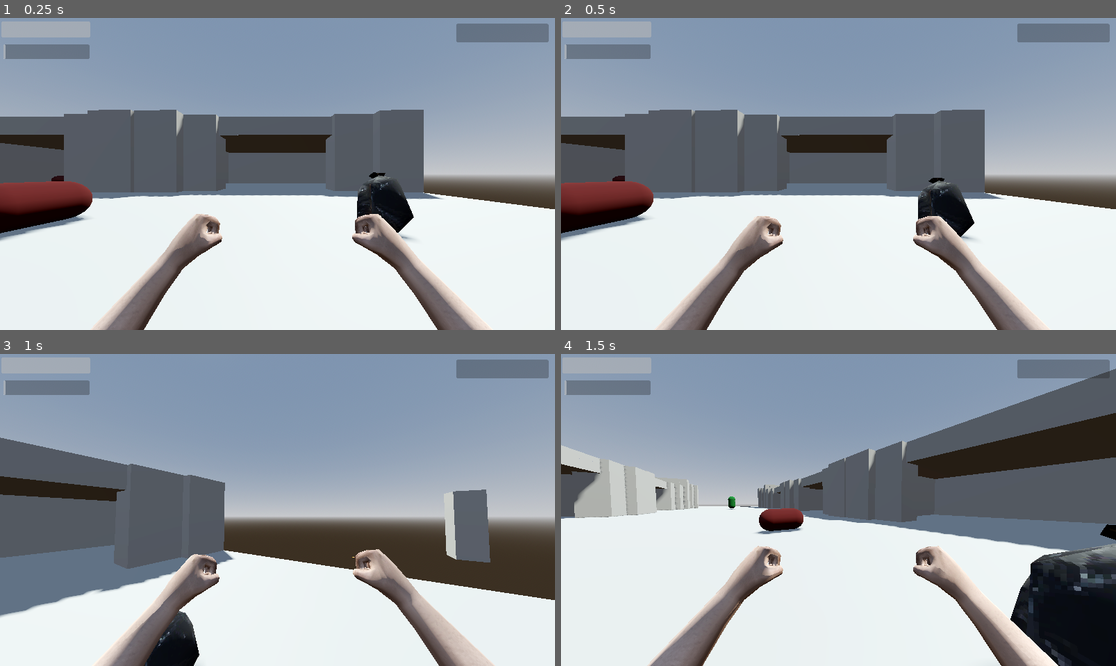
Above: before the commit, frames 1-4 (two rows, left to right).
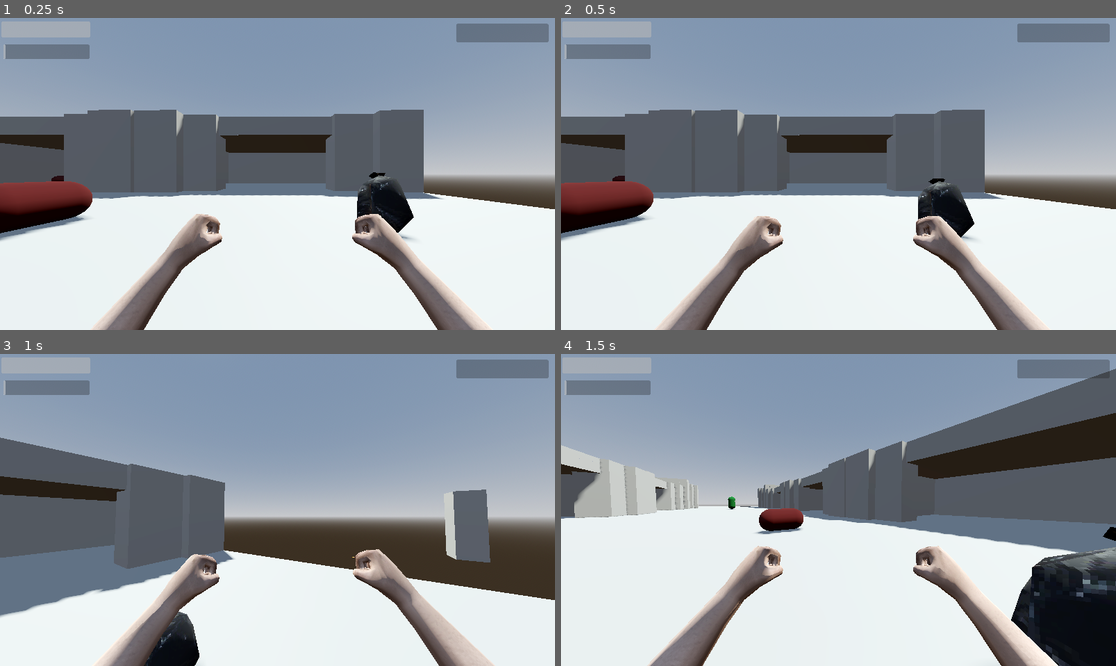
Above: after the commit, the same moments.

Repository: lungcollapser/record
Game: Godot game, scene res://scenes/world.tscn
The game is run twice, just before and just after one commit, with the same random seed, the same clock (stepped at 60 frames per second) and the same inputs.
Inputs (mouse positions are in pixels of both pictures, inside the frame that each line leads up to):
- Up to frame 1 (0.25 s): no input
- Up to frame 2 (0.5 s): no input
- Up to frame 3 (1 s): tap Enter (ui_accept) at 0.5, 0.77 s; move the mouse to (305, 510) at 0.52 s; hold W (forward) from 0.53 s (still down); click (305, 510) at 0.6 s; tap R (stow) at 0.8 s
- Up to frame 4 (1.5 s): keep holding W (forward); move the mouse to (810, 510) at 1.27 s; tap R (stow) at 1.35 s

Frame 1 is identical in both runs. In frame 2, less than 0.1% of the frame differs, in the area x 64-75%, y 51-71%; in frame 3, less than 0.1%; in frame 4, 1.1%, in the area x 30-100%, y 45-100%.

Commit message:
small fixes to garbage
and added player attack functionality in other scripts

Diff:
--- a/scenes/dead_body.tscn
+++ b/scenes/dead_body.tscn
@@ -16,8 +16,9 @@
 height = 1.5
 
 [sub_resource type="CapsuleShape3D" id="CapsuleShape3D_ceew2"]
+height = 1.7
 
-[node name="deadbody" type="RigidBody3D" groups=["Dismember"]]
+[node name="deadbody" type="RigidBody3D"]
 transform = Transform3D(1, 0, 0, 0, 1, 0, 0, 0, 1, 0, 0.390282, 0)
 mass = 9.354
 physics_material_override = SubResource("PhysicsMaterial_03anv")
@@ -37,7 +38,7 @@
 collision_layer = 8
 collision_mask = 8
 
-[node name="CollisionShape3D" type="CollisionShape3D" parent="PickupComponent"]
+[node name="PickupComponentShape" type="CollisionShape3D" parent="PickupComponent"]
 transform = Transform3D(1, 0, 0, 0, -4.37114e-08, -1, 0, 1, -4.37114e-08, 0.00928819, 0.390282, -0.00189137)
 shape = SubResource("CapsuleShape3D_ceew2")
 
--- a/scenes/dead_body_parts.tscn
+++ b/scenes/dead_body_parts.tscn
@@ -1,4 +1,6 @@
-[gd_scene load_steps=11 format=3 uid="uid://3p3672qqmgn3"]
+[gd_scene load_steps=13 format=3 uid="uid://3p3672qqmgn3"]
+
+[ext_resource type="PackedScene" uid="uid://bk6e6igwyvo4b" path="res://scenes/pickup_component.tscn" id="1_iue2g"]
 
 [sub_resource type="PhysicsMaterial" id="PhysicsMaterial_vs4ml"]
 rough = true
@@ -10,6 +12,10 @@
 
 [sub_resource type="StandardMaterial3D" id="StandardMaterial3D_47c4c"]
 albedo_color = Color(0.247059, 0, 0, 1)
+
+[sub_resource type="CapsuleShape3D" id="CapsuleShape3D_qil11"]
+radius = 0.25
+height = 0.8
 
 [sub_resource type="PhysicsMaterial" id="PhysicsMaterial_ly17n"]
 rough = true
@@ -49,6 +55,13 @@
 skeleton = NodePath("../..")
 surface_material_override/0 = SubResource("StandardMaterial3D_47c4c")
 
+[node name="PickupComponent" parent="LeftArmBody" instance=ExtResource("1_iue2g")]
+transform = Transform3D(1, 0, 0, 0, 1, 0, 0, 0, 1, 1.80436, 0, 0)
+
+[node name="PickupComponentShape" type="CollisionShape3D" parent="LeftArmBody/PickupComponent"]
+transform = Transform3D(1, 0, 0, 0, -4.37114e-08, -1, 0, 1, -4.37114e-08, -0.439, 0, -0.0268832)
+shape = SubResource("CapsuleShape3D_qil11")
+
 [node name="LeftLegBody" type="RigidBody3D" parent="." groups=["Bussin"]]
 transform = Transform3D(0.891007, 0, -0.453991, 0, 1, 0, 0.453991, 0, 0.891007, -0.0571295, -0.0125533, 1.01119)
 collision_layer = 2
@@ -65,6 +78,13 @@
 [node name="LeftLegShape" type="CollisionShape3D" parent="LeftLegBody"]
 transform = Transform3D(0.375, 0, 0, 0, -1.63918e-08, -0.375, 0, 0.375, -1.63918e-08, 0.656511, 0, 0)
 shape = SubResource("ConvexPolygonShape3D_ekr8q")
+
+[node name="PickupComponent" parent="LeftLegBody" instance=ExtResource("1_iue2g")]
+transform = Transform3D(1, 0, 0, 0, 1, 0, 0, 0, 1, 1.24943, 0, 0.304792)
+
+[node name="PickupComponentShape" type="CollisionShape3D" parent="LeftLegBody/PickupComponent"]
+transform = Transform3D(-0.999048, 0.0436195, -1.90667e-09, 0, -4.37114e-08, -1, -0.0436195, -0.999048, 4.36698e-08, -0.604638, 0, -0.344567)
+shape = SubResource("CapsuleShape3D_qil11")
 
 [node name="RightArmBody" type="RigidBody3D" parent="." groups=["Bussin"]]
 transform = Transform3D(0.0540788, 0, -0.998537, 0, 1, 0, 0.998537, 0, 0.0540788, 1.57664, 0, -0.55579)
@@ -83,6 +103,13 @@
 transform = Transform3D(0.375, 0, 0, 0, -1.63918e-08, -0.375, 0, 0.375, -1.63918e-08, 0, 0, 0)
 shape = SubResource("ConvexPolygonShape3D_m5cmy")
 
+[node name="PickupComponent" parent="RightArmBody" instance=ExtResource("1_iue2g")]
+transform = Transform3D(1, 0, 0, 0, 1, 0, 0, 0, 1, -0.0219791, 0, 0.405832)
+
+[node name="PickupComponentShape" type="CollisionShape3D" parent="RightArmBody/PickupComponent"]
+transform = Transform3D(1, 0, 0, 0, -4.37114e-08, -1, 0, 1, -4.37114e-08, 0.0165344, 0, -0.422748)
+shape = SubResource("CapsuleShape3D_qil11")
+
 [node name="RightLegBody" type="RigidBody3D" parent="." groups=["Bussin"]]
 transform = Transform3D(-0.726575, 0, 0.687088, 0, 1, 0, -0.687088, 0, -0.726575, -0.582222, 0, 0.559184)
 collision_layer = 2
@@ -100,6 +127,12 @@
 transform = Transform3D(0.375, 0, 0, 0, -1.63918e-08, -0.375, 0, 0.375, -1.63918e-08, 0, 0, 0)
 shape = SubResource("ConvexPolygonShape3D_m5cmy")
 
+[node name="PickupComponent" parent="RightLegBody" instance=ExtResource("1_iue2g")]
+
+[node name="PickupComponentShape" type="CollisionShape3D" parent="RightLegBody/PickupComponent"]
+transform = Transform3D(1, 0, 0, 0, -4.37114e-08, -1, 0, 1, -4.37114e-08, -0.000669509, 0, 0.0548)
+shape = SubResource("CapsuleShape3D_qil11")
+
 [node name="HeadBody" type="RigidBody3D" parent="." groups=["Bussin"]]
 transform = Transform3D(0.79653, 0, 0.604599, 0, 1, 0, -0.604599, 0, 0.79653, -1.16444, 0, -1.02716)
 collision_layer = 2
@@ -116,6 +149,12 @@
 transform = Transform3D(0.375, 0, 0, 0, -1.63918e-08, -0.375, 0, 0.375, -1.63918e-08, 0, 0, 0)
 shape = SubResource("ConvexPolygonShape3D_m5cmy")
 
+[node name="PickupComponent" parent="HeadBody" instance=ExtResource("1_iue2g")]
+
+[node name="PickupComponentShape" type="CollisionShape3D" parent="HeadBody/PickupComponent"]
+transform = Transform3D(1, 0, 0, 0, -4.37114e-08, -1, 0, 1, -4.37114e-08, 0.0249393, 0, -0.0680826)
+shape = SubResource("CapsuleShape3D_qil11")
+
 [connection signal="body_entered" from="LeftArmBody" to="." method="_on_left_arm_body_body_entered"]
 [connection signal="body_entered" from="LeftLegBody" to="." method="_on_left_leg_body_body_entered"]
 [connection signal="body_entered" from="RightArmBody" to="." method="_on_right_arm_body_body_entered"]
--- a/scenes/enemy.tscn
+++ b/scenes/enemy.tscn
@@ -15,7 +15,7 @@
 
 [sub_resource type="BoxMesh" id="BoxMesh_cdjec"]
 
-[node name="Enemy" type="CharacterBody3D" groups=["enemyshape"]]
+[node name="Enemy" type="StaticBody3D"]
 script = ExtResource("1_c05o7")
 
 [node name="EnemyMesh" type="MeshInstance3D" parent="."]
@@ -52,7 +52,5 @@
 transform = Transform3D(0.18, 0, 0, 0, 0.18, 0, 0, 0, 0.18, -0.168517, 1.616, -0.525805)
 mesh = SubResource("BoxMesh_cdjec")
 
-[connection signal="area_entered" from="EnemyHitbox" to="." method="_on_enemy_hitbox_area_entered"]
-[connection signal="body_entered" from="EnemyHitbox" to="." method="_on_enemy_hitbox_body_entered"]
 [connection signal="body_entered" from="EnemyDetection" to="." method="_on_enemy_area_body_entered"]
 [connection signal="body_exited" from="EnemyDetection" to="." method="_on_enemy_area_body_exited"]
--- a/scenes/garbage_bag.tscn
+++ b/scenes/garbage_bag.tscn
@@ -51,8 +51,9 @@
 points = PackedVector3Array(-0.270752, 0.0955901, 0.0579453, -0.145742, 0.00748006, -0.157615, -0.18125, 0.00698783, 0. …(782 unchanged characters)…
 
 [sub_resource type="SphereShape3D" id="SphereShape3D_uje6q"]
+radius = 0.4
 
-[node name="GarbageBag" type="RigidBody3D" groups=["garbage"]]
+[node name="GarbageBag" type="RigidBody3D"]
 transform = Transform3D(1, 0, 0, 0, 0.827375, 0.56165, 0, -0.56165, 0.827375, 0, 0, 0)
 collision_layer = 2
 physics_material_override = SubResource("PhysicsMaterial_b5oua")
@@ -65,13 +66,13 @@
 skeleton = NodePath("")
 
 [node name="GarbageBagCollision" type="CollisionShape3D" parent="."]
-transform = Transform3D(1.5, 0, 0, 0, 1.5, 0, 0, 0, 1.5, 0, 0, 0)
+transform = Transform3D(1.5, 0, 0, 0, 1.5, -5.96046e-08, 0, 5.96046e-08, 1.5, 0, 0.00353488, 0.00239959)
 shape = SubResource("ConvexPolygonShape3D_m7re1")
 
 [node name="PickupComponent" parent="." instance=ExtResource("3_l2eyp")]
 
-[node name="CollisionShape3D" type="CollisionShape3D" parent="PickupComponent"]
-transform = Transform3D(1, 0, 0, 0, 1, 0, 0, 0, 1, 0, 0.445366, 0.0911024)
+[node name="PickupComponentShape" type="CollisionShape3D" parent="PickupComponent"]
+transform = Transform3D(1, 0, 0, 0, 1, -2.98023e-08, 0, 2.98023e-08, 1, 0, 0.395314, 0.0571252)
 shape = SubResource("SphereShape3D_uje6q")
 
 [connection signal="body_entered" from="." to="." method="_on_body_entered"]
--- a/scenes/human_receptacle.tscn
+++ b/scenes/human_receptacle.tscn
@@ -19,7 +19,7 @@
 
 [sub_resource type="BoxShape3D" id="BoxShape3D_evmdg"]
 
-[node name="HumanReceptacle" type="RigidBody3D" groups=["stow"]]
+[node name="HumanReceptacle" type="RigidBody3D"]
 collision_priority = 100.0
 mass = 18.079
 physics_material_override = SubResource("PhysicsMaterial_k8dcf")
--- a/scenes/world.tscn
+++ b/scenes/world.tscn
@@ -361,7 +361,7 @@
 [node name="Enemies" type="Node3D" parent="."]
 
 [node name="Enemy" parent="Enemies" instance=ExtResource("5_nv0q6")]
-transform = Transform3D(1, 0, 0, 0, 1, 0, 0, 0, 1, -62.112, 0.650756, -0.369226)
+transform = Transform3D(1, 0, 0, 0, 1, 0, 0, 0, 1, -62.112, 0.598557, -0.369226)
 
 [node name="Items" type="Node3D" parent="."]
 
--- a/scripts/enemy.gd
+++ b/scripts/enemy.gd
@@ -1,4 +1,4 @@
-extends CharacterBody3D
+extends StaticBody3D
 class_name Enemy
 
 const ENEMY_SPEED = 0.06
@@ -6,10 +6,11 @@
 var player
 var target
 var player_hold
-var player_pickup
+var player_attack
 
 
 var enemy_dead_body_check = true
+@onready var enemy = $"."
 @onready var enemy_shape = $"EnemyShape"
 @onready var nav_agent = $EnemyNavigation
 @onready var dead_body = preload("res://scenes/dead_body.tscn")
@@ -20,7 +21,7 @@
 func _ready():
 	player = get_tree().get_nodes_in_group("player")[0]
 	player_hold = get_tree().get_nodes_in_group("hold")[0]
-	player_pickup = get_tree().get_nodes_in_group("pickup")[0]
+	player_attack = get_tree().get_first_node_in_group("attack")
 
 	Events.connect("call_enemy_lose_health", Callable(self, "enemy_lose_health"))
 
@@ -56,13 +57,12 @@
 	if body is Player:
 		target = Player
 
-
-
 func _on_enemy_area_body_exited(body: Node3D):
 	if body is Player:
 		target = null
 
 func enemy_lose_health():
-	if Input.is_action_just_pressed("leftattack"):
+	var enemy_attack = player_attack.get_collider()
+	if enemy_attack == enemy:
 		print(enemy_health)
 		enemy_health -= 1
--- a/scripts/garbage_bag.gd
+++ b/scripts/garbage_bag.gd
@@ -2,23 +2,21 @@
 class_name GarbageBag
 
 var player_hold
-var player_pick_up
-var garbage_bag_check = true
+var player_attack
 @onready var garbage = $"."
 @onready var pizza = preload("res://scenes/pizza.tscn")
 @onready var cigarette = preload("res://scenes/PackCigaretteFoilTop.tscn")
 
 func _ready() -> void:
-	player_hold = get_tree().get_nodes_in_group("hold")[0]
-	player_pick_up = get_tree().get_nodes_in_group("pickup")[0]
-
+	player_hold = get_tree().get_first_node_in_group("hold")
+	player_attack = get_tree().get_first_node_in_group("attack")
 	Events.connect("call_garbage_bag_explosion", Callable(self, "garbage_bag_explosion"))
 
 func garbage_bag_explosion():
+	var garbage_attack = player_attack.get_collider()
 	var pizza_instance = pizza.instantiate()
 	var cigarrette_instance = cigarette.instantiate()
-	if garbage_bag_check == true:
-		garbage_bag_check = false
+	if garbage_attack == garbage:
 		queue_free()
 		get_parent().add_child(pizza_instance)
 		get_parent().add_child(cigarrette_instance)
--- a/scripts/human_receptacle.gd
+++ b/scripts/human_receptacle.gd
@@ -8,12 +8,10 @@
 var player_pick_up
 var receptacle_amount = true
 var dead_body_parts
-var wall
 
 func _ready() -> void:
 	player_hold = get_tree().get_nodes_in_group("hold")[0]
 	player_pick_up = get_tree().get_nodes_in_group("pickup")[0]
-	wall = get_tree().get_nodes_in_group("wall")[0]
 
 	Events.connect("call_kill_floor_receptacle", Callable(self, "kill_floor_receptacle"))
 
@@ -32,7 +30,7 @@
 		collision.disabled = false
 		visible = true
 
-	if Input.is_action_just_pressed("stow") and receptacle_collider != null and receptacle_collider.is_in_group("stow"):
+	if Input.is_action_just_pressed("stow") and receptacle_collider != null:
 		receptacle_amount = true
 		visible = false
 		collision.disabled = true
--- a/scripts/psx_first_person_arms.gd
+++ b/scripts/psx_first_person_arms.gd
@@ -25,5 +25,4 @@
 		Events.emit_signal("call_dead_body_explosion")
 
 	if body is GarbageBag:
-		print("hello")
 		Events.emit_signal("call_garbage_bag_explosion")
